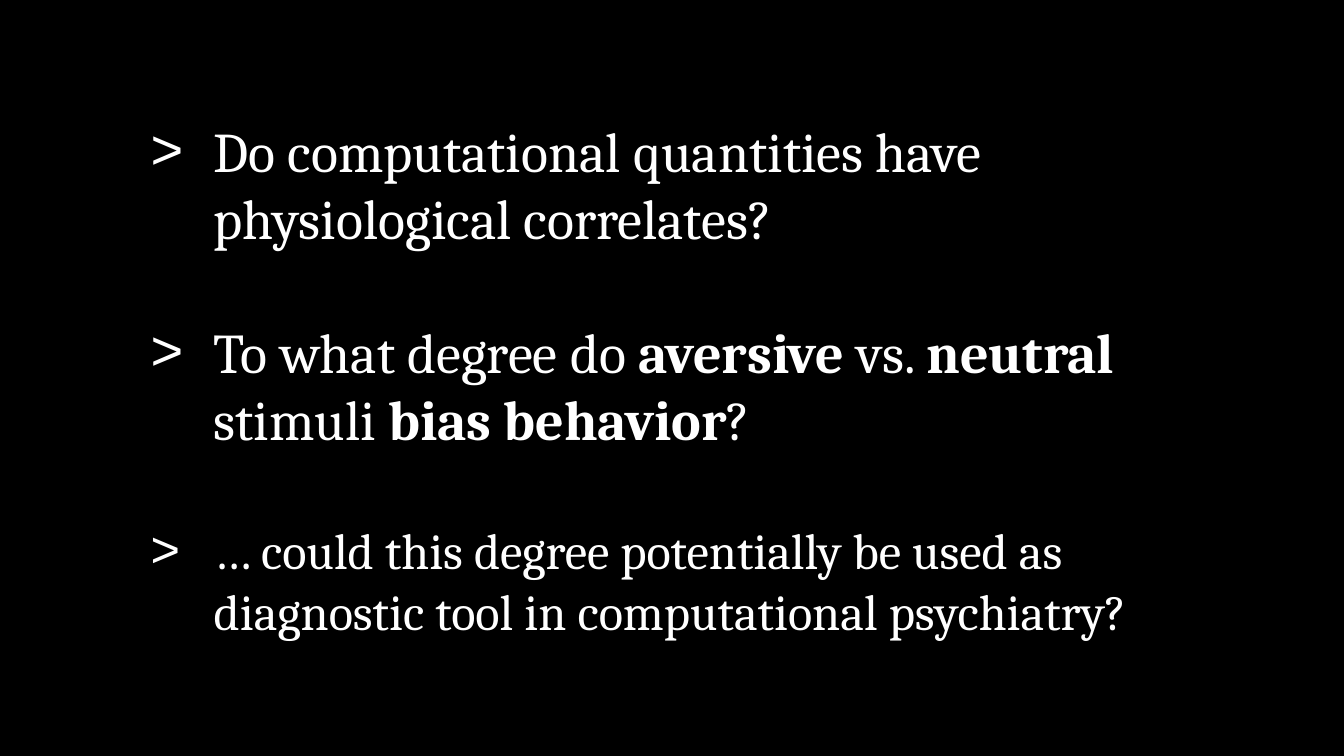
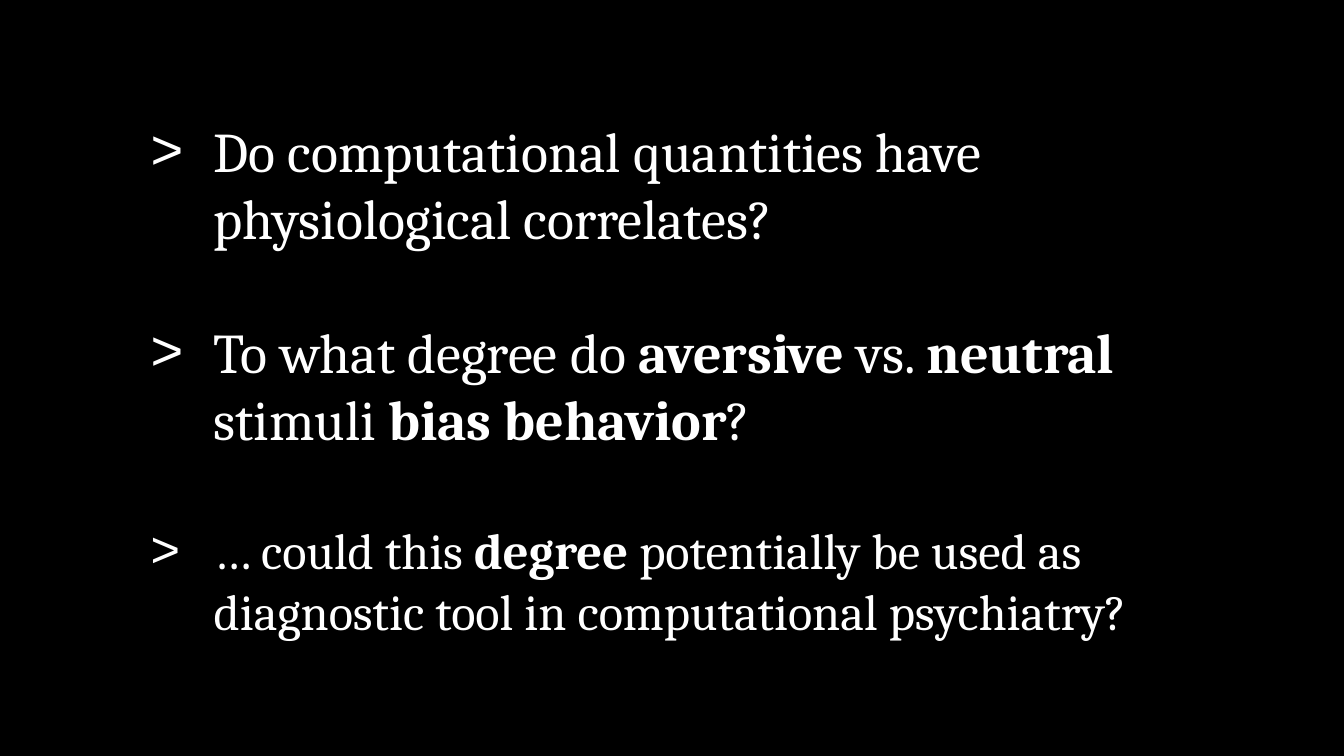
Before and after one commit to dopexxx/Translational-Neuromodeling-final-project, a slide deck: slide 4 of presentation/intro.pptx. Drawn at 1344x756 pixels with LibreOffice and Linux fonts; fonts in the diff are those of the drawing. Boxes give left, top, right and bottom in pixels: in the first picture for what was removed or moved away, otherwise in the second. Text is boxed around its words. In the diff, an @@ line names an element or a change of style, - is before the commit and + after.

```diff
--- a/presentation/intro.pptx
+++ b/presentation/intro.pptx
@@ text at box(214, 534, 1126, 641): bold on in "degree" @@
```
Also in this commit, not shown: 1 slide added, 15 other files.
